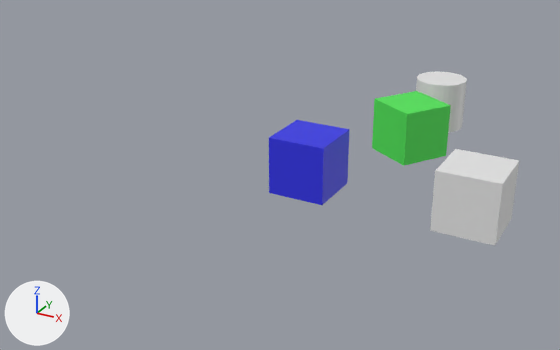
The glTF model resources/normal.glb: old version first, new version second.
Before and after are seen from a camera (50 mm lens) standing at (5.17, -21.77, 10.13) and looking at (-6.6, -0.36, -0.57). Lighting does not change. The marker at lower left points along +X, +Y and +Z. Where no turn or scale is listed for an object, it has been applied to the vertices.
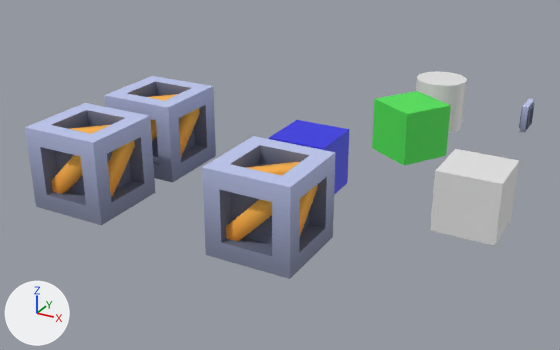
Location of each change, (x1, y1, x2, y2) in pixels of the pictures (560 x 350 px):
'crate', added (blue): after (202, 136, 336, 279)
'crate.001', added (blue): after (25, 103, 156, 225)
'crate.002', added (blue): after (104, 76, 216, 183)
'wall-window-large', added: after (519, 99, 534, 133)
'Mesh_1', unchanged, covered by the edit: before (269, 120, 349, 205); after (269, 120, 349, 195)

What the commit changed:
Picture 'colormap' (img_colormap) is new.
Material 'colormap.003' (mat_colormap_003) is new.
Its texture is img_colormap.
Its roughness is 1.0.
Material 'colormap.002' (mat_colormap_002) is new.
Its texture is img_colormap.
Its roughness is 1.0.
Material 'colormap.001' (mat_colormap_001) is new.
Its texture is img_colormap.
Its roughness is 1.0.
Material 'colormap' (mat_colormap) is new.
Its texture is img_colormap.
Its roughness is 1.0.
Mesh me_crate_002 is new.
It has 112 vertices, 204 faces and spans x -1.25..1.25, y -1.25..1.25, z 0.0..2.51.
It uses material mat_colormap_003 (picture img_colormap).
Mesh me_crate_001 is new.
It has 112 vertices, 204 faces and spans x -1.25..1.25, y -1.25..1.25, z 0.0..2.51.
It uses material mat_colormap_002 (picture img_colormap).
Mesh me_wall_window_large is new.
It has 48 vertices, 96 faces and spans x -0.15..0.15, y -0.5..0.5, z 0.0..1.0.
It uses material mat_colormap_001 (picture img_colormap).
Mesh me_crate is new.
It has 112 vertices, 204 faces and spans x -1.25..1.25, y -1.25..1.25, z 0.0..2.51.
It uses material mat_colormap (picture img_colormap).
Object 'crate.002' (ob_crate_002) is new; it shows me_crate_002.
Its location is (-9.93, -2.41, 0.0).
Object 'crate.001' (ob_crate_001) is new; it shows me_crate_001.
Its location is (-9.95, -5.79, 0.0).
Object 'wall-window-large' (ob_wall_window_large) is new; it shows me_wall_window_large.
Its location is (-0.01, 6.79, 0.0).
Object 'crate' (ob_crate) is new; it shows me_crate.
Its location is (-3.91, -5.78, 0.0).
